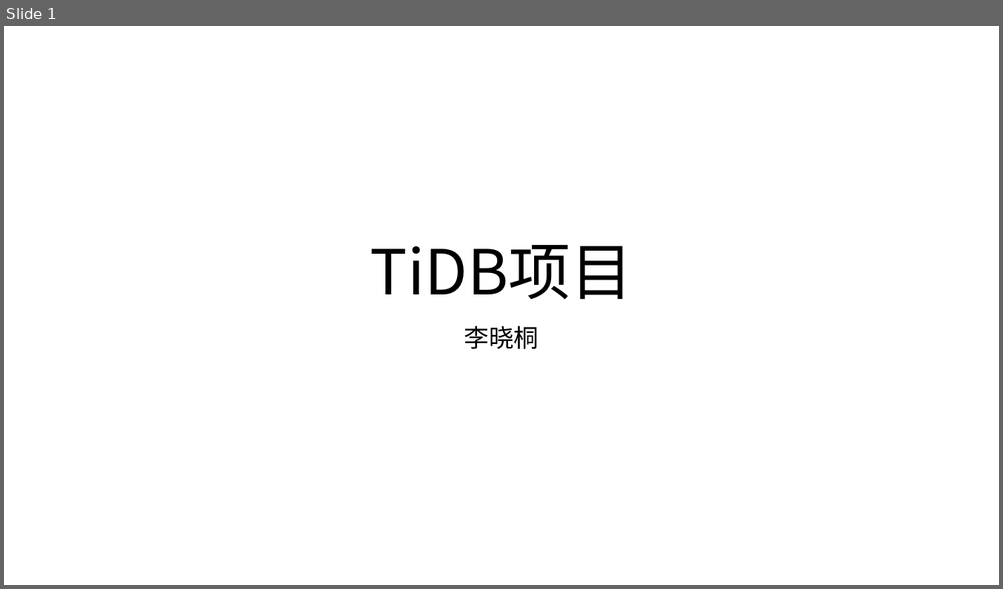
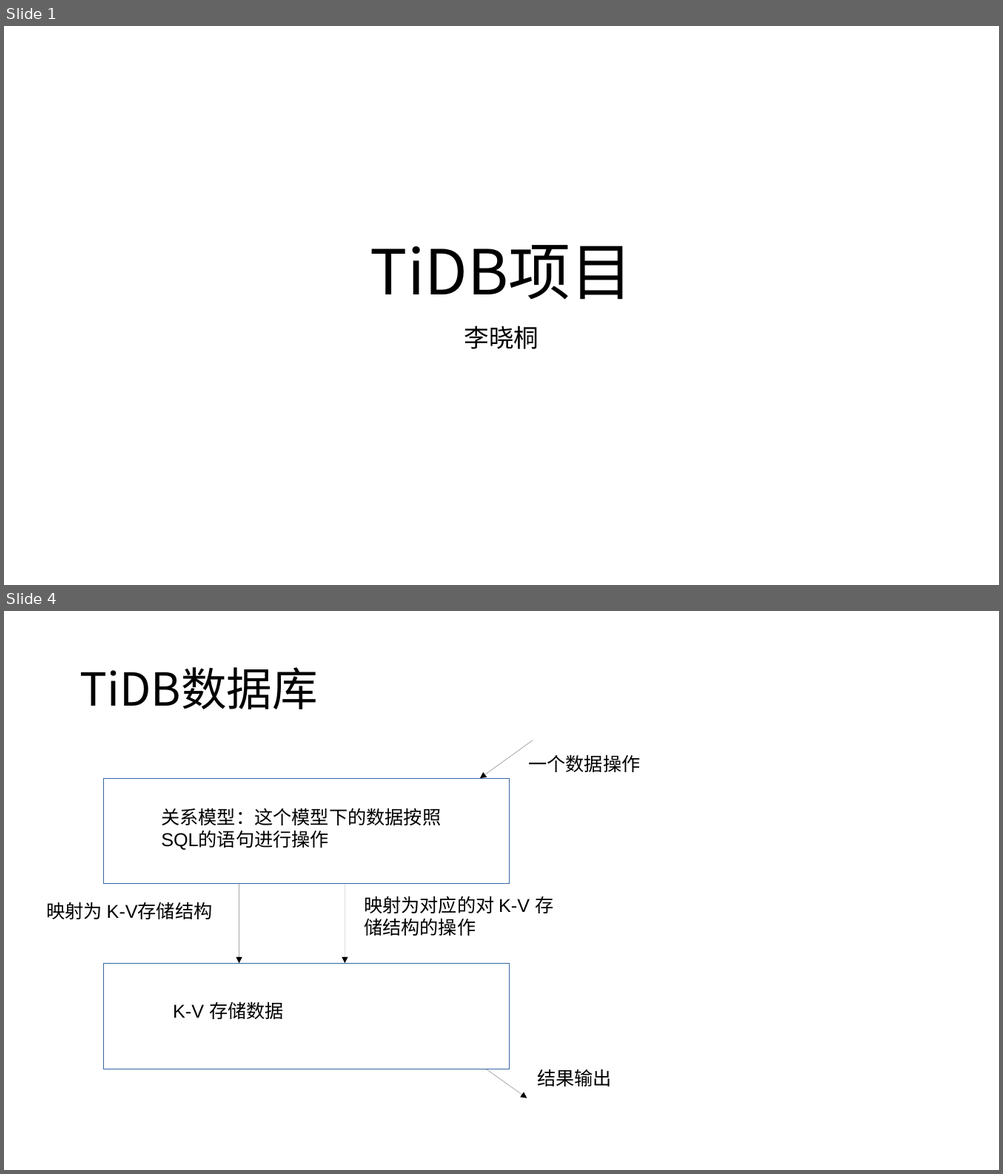
Before and after one commit to Doris404/Study-paper-channel, a slide deck: Chai' project/study material/notes/TiDB项目.pptx. Shown one above the other, each under a label of ours: slide 1 before the commit, slides 1 and 4 after it; the slides between them are not shown. The pictures are 1003x589 and 1003x1174 pixels, drawn with LibreOffice and Linux fonts; fonts in the diff are those of the drawing. Boxes give left, top, right and bottom in pixels: in the first picture for what was removed or moved away, otherwise in the second. Text is boxed around its words. In the diff, an @@ line names an element or a change of style, - is before the commit and + after.

```diff
--- a/Chai' project/study material/notes/TiDB项目.pptx
+++ b/Chai' project/study material/notes/TiDB项目.pptx
@@ slide 4 added at box(4, 611, 999, 1170), background #FFFFFF @@
@@ text added at box(79, 667, 318, 709), 44 pt, text #000000 @@
+TiDB数据库
@@ arrow added from (533, 740) to (480, 778), #000000 0.75 pt @@
@@ text added at box(528, 755, 640, 772), 18 pt, text #000000 @@
+一个数据操作
@@ rectangle added at box(104, 778, 509, 884), fill #FFFFFF, outline #3465A4 0.75 pt @@
@@ text added at box(161, 808, 441, 850), 18 pt, text #000000 @@
+关系模型：这个模型下的数据按照SQL的语句进行操作
@@ arrow added from (239, 884) to (239, 963), #000000 0.75 pt @@
@@ arrow added from (345, 884) to (345, 963), #000000 0.75 pt @@
@@ text added at box(364, 896, 553, 936), 18 pt, text #000000 @@
+映射为对应的对 K-V 存储结构的操作
@@ text added at box(47, 903, 213, 920), 18 pt, text #000000 @@
+映射为 K-V存储结构
@@ rectangle added at box(104, 963, 509, 1069), fill #FFFFFF, outline #3465A4 0.75 pt @@
@@ text added at box(173, 1002, 284, 1019), 18 pt, text #000000 @@
+K-V 存储数据
@@ arrow added from (486, 1069) to (527, 1099), #000000 0.75 pt @@
@@ text added at box(537, 1069, 612, 1087), 18 pt, text #000000 @@
+结果输出
```
Also in this commit, not shown: 2 slides changed, 6 other slides added, 1 slide removed, 2 other files.
